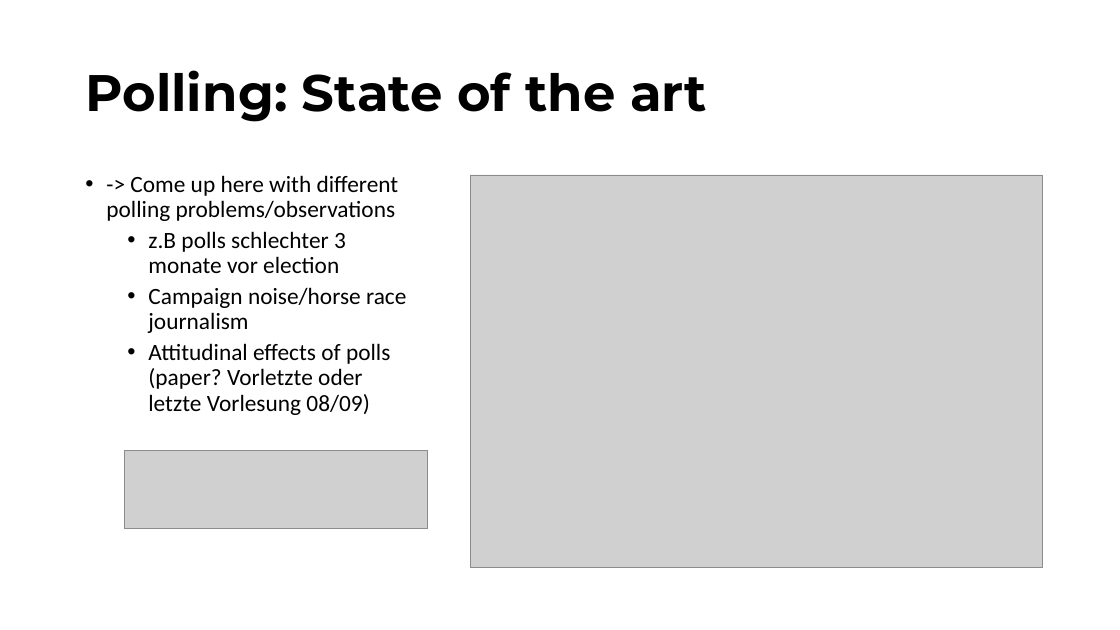
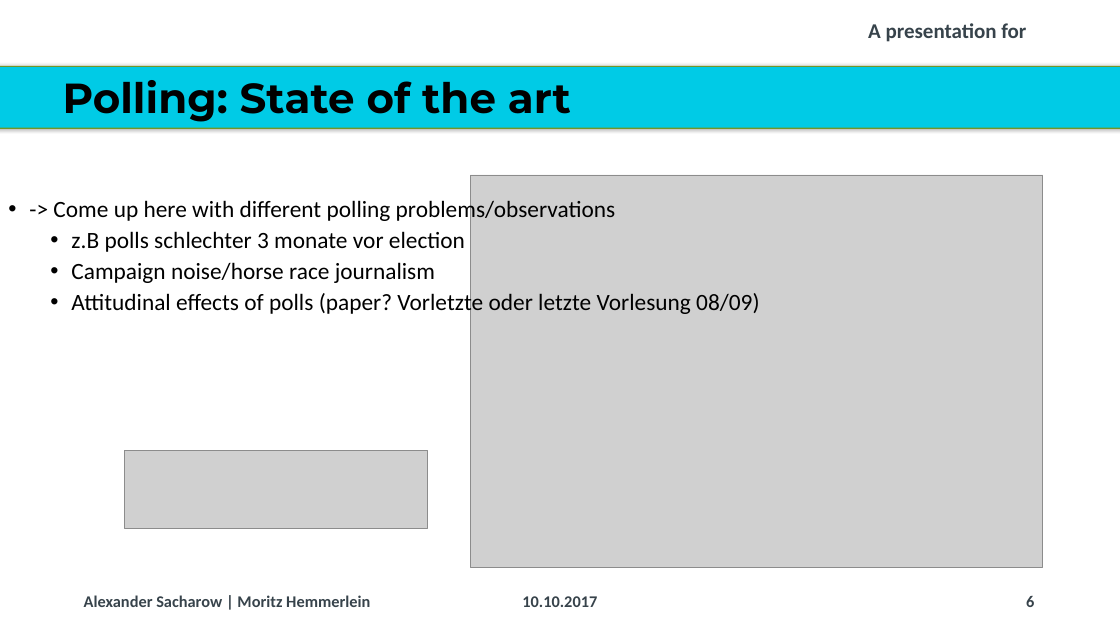
Before and after one commit to Corrod3/ElectionForecasting, a slide deck: slide 6 of Dalia Presentation/20171006_Dalia_Lunchtime Talk_Election Forecasting.pptx (slide 5 before the commit). Drawn at 1120x630 pixels with LibreOffice and Linux fonts; fonts in the diff are those of the drawing; grey boxes stand for pictures; background and template pictures are left out. Boxes give left, top, right and bottom in pixels: in the first picture for what was removed or moved away, otherwise in the second. Text is boxed around its words. In the diff, an @@ line names an element or a change of style, - is before the commit and + after.

```diff
--- a/Dalia Presentation/20171006_Dalia_Lunchtime Talk_Election Forecasting.pptx
+++ b/Dalia Presentation/20171006_Dalia_Lunchtime Talk_Election Forecasting.pptx
@@ text added at <box>868,23,1026,42</box>, 18 pt, text #37434B, bold @@
+A presentation for
@@ rounded rectangle added at <box>0,66,1120,129</box>, fill #00CBE6, outline #719629 1 pt @@
@@ title "Polling: State of the art": place and size @@
-title "Polling: State of the art" at <box>85,70,707,122</box>
+title "Polling: State of the art" at <box>63,80,571,122</box>
@@ title "Polling: State of the art" at <box>63,80,571,122</box>: size 44 to 36 pt; vertical alignment middle to top @@
@@ text "-> Come up here with ..." rewrapped from <box>106,175,406,415</box> to <box>53,198,759,317</box> @@
@@ text added at <box>84,595,370,607</box>, 14 pt, text #37434B, bold @@
+Alexander Sacharow | Moritz Hemmerlein
@@ text added at <box>522,596,597,607</box>, 14 pt, text #37434B, bold @@
+10.10.2017
@@ page number added at <box>1026,596,1034,607</box>, 14 pt, text #37434B, bold @@
+6
```
Also in this commit, not shown: 12 other slides changed, 2 slides added, 3 other files.
